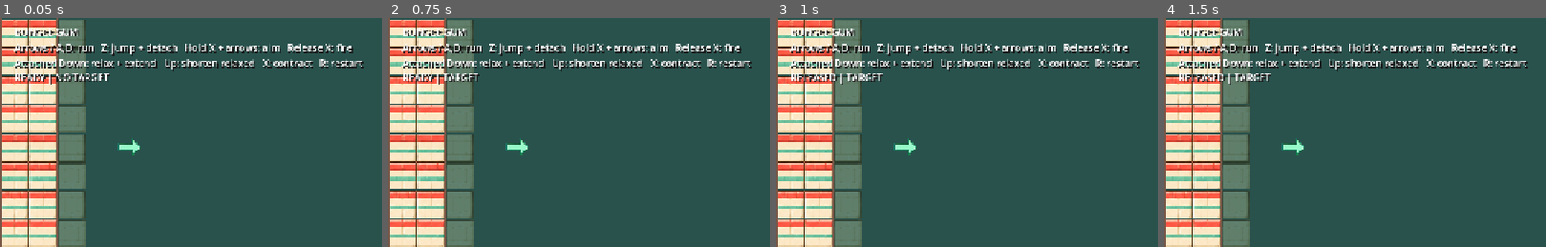
Above: before the commit, frames 1-4 (left to right).
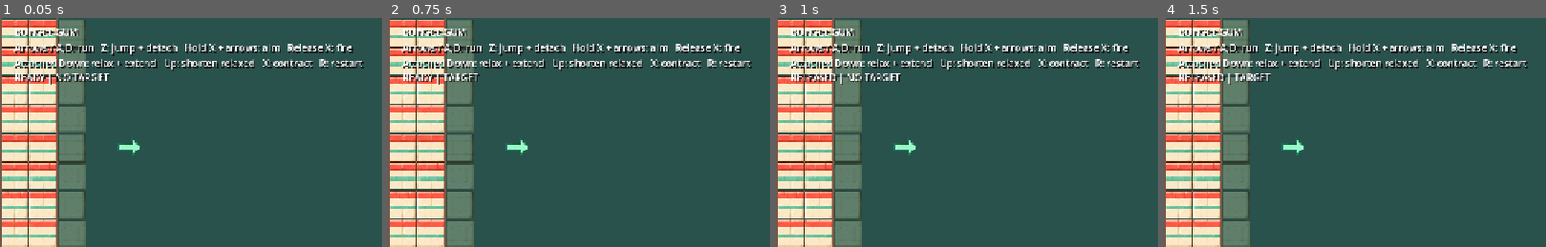
Above: after the commit, the same moments.

Repository: syun77/gd_bungee_gum
Game: Godot game, scene res://scenes/game.tscn
The game is run twice, just before and just after one commit, with the same random seed, the same clock (stepped at 60 frames per second) and the same inputs.
Inputs (mouse positions are % of the whole screen's width and height, from its top left):
- Up to frame 1 (0.05 s): no input
- Up to frame 2 (0.75 s): tap Enter at 0.5 s; move the mouse to (72, 45) at 0.52 s; hold D (move_right) from 0.53 s (still down); hold Down (aim_down) from 0.53 s (still down); click (72, 45) at 0.67 s
- Up to frame 3 (1 s): keep holding D (move_right); keep holding Down (aim_down); tap Z (jump) at 0.77 s
- Up to frame 4 (1.5 s): keep holding D (move_right); move the mouse to (30, 55) at 1.27 s; release Down (aim_down) at 1.28 s; tap Left (aim_left) at 1.35 s
The pictures show only the part of the screen within x 0-50%, y 0-50%; the shares and areas given below are measured in that part.

Frames 1-2 are identical in both runs. In frame 3, 0.4% of the frame differs, in the area x 18-33%, y 24-28%; in frame 4, nothing differs.

Commit message:
バンジーガムの射程距離を修正

Diff:
--- a/gd-bungee-gum/resources/game_settings.tres
+++ b/gd-bungee-gum/resources/game_settings.tres
@@ -5,5 +5,5 @@
 [resource]
 resource_name = "Game Settings"
 script = ExtResource("1")
-manual_length_margin = 240.0
+attachment_range = 240.0
 camera_hold_zoom = 1.2000000000000002
--- a/gd-bungee-gum/scripts/game.gd
+++ b/gd-bungee-gum/scripts/game.gd
@@ -73,7 +73,7 @@
 	camera.zoom = camera.zoom.lerp(Vector2.ONE * target_zoom, blend)
 
 func _aim_target() -> Vector2:
-	return gum.origin() + aim_direction * gum.settings.maximum_length
+	return gum.origin() + aim_direction * gum.settings.attachment_range
 
 func _read_length_input(jump_requested: bool) -> float:
 	var up := Input.is_action_pressed("aim_up")
--- a/gd-bungee-gum/scripts/game_settings.gd
+++ b/gd-bungee-gum/scripts/game_settings.gd
@@ -20,6 +20,9 @@
 @export_range(0.0, 100.0) var damping := 9.0
 @export_range(1.0, 1000.0) var contraction_speed := 180.0
 @export_range(1.0, 900.0) var minimum_length := 36.0
+## Maximum straight-line firing distance (px), independent of connected path length.
+@export_range(1.0, 3000.0) var attachment_range := 400.0
+## Maximum connected path length, including wrapping (px).
 @export_range(1.0, 3000.0) var maximum_length := 400.0
 @export_range(1.0, 10000.0) var maximum_tension := 2800.0
 ## Manual relaxed-mode length changes (px/s).
@@ -53,6 +56,12 @@
 ## Additional width at maximum tension (px).
 @export_range(0.0, 10.0) var gum_tension_width := 4.0
 
+## Soft halo radius beyond the gum edge (px); zero disables the halo.
+@export_range(0.0, 24.0) var gum_glow_radius := 8.0
+@export_range(0.0, 1.0) var gum_glow_opacity := 0.12
+## White mixed into the narrow luminous core; zero keeps the base color.
+@export_range(0.0, 1.0) var gum_core_brightness := 0.65
+
 @export_group("Camera Zoom")
 ## Camera2D scale: larger values show a closer view.
 @export_range(0.1, 4.0) var camera_normal_zoom := 1.5
--- a/gd-bungee-gum/scripts/gum_connection.gd
+++ b/gd-bungee-gum/scripts/gum_connection.gd
@@ -35,7 +35,7 @@
 	var offset := point - origin()
 	if offset.length_squared() < 0.01:
 		return {}
-	var end := origin() + offset.limit_length(settings.maximum_length)
+	var end := origin() + offset.limit_length(settings.attachment_range)
 	var query := PhysicsRayQueryParameters2D.create(origin(), end, 1 | 4, [player.get_rid()])
 	query.hit_from_inside = true
 	return get_world_2d().direct_space_state.intersect_ray(query)
@@ -44,7 +44,7 @@
 	if hit.is_empty():
 		return false
 	var body = hit.collider
-	return (body is StaticBody2D or body is RigidBody2D) and not body.is_in_group("gum_blocked")
+	return (body is StaticBody2D or body is RigidBody2D) and not body.is_in_group("gum_blocked") and origin().distance_to(hit.position) <= settings.maximum_length
 
 func attach_at(point: Vector2) -> bool:
 	# A miss keeps the existing connection; a successful shot replaces it atomically.
@@ -146,7 +146,7 @@
 func update_aim(point: Vector2) -> void:
 	var hit := cast_to(point)
 	aim_valid = attachable(hit)
-	aim_point = hit.position if not hit.is_empty() else origin() + (point - origin()).limit_length(settings.maximum_length)
+	aim_point = hit.position if not hit.is_empty() else origin() + (point - origin()).limit_length(settings.attachment_range)
 	queue_redraw()
 
 func _draw() -> void:
@@ -165,11 +165,23 @@
 	if mode == Mode.LOOSEN:
 		color = settings.gum_loosen_color
 	var points := _display_points()
+	var width := settings.gum_line_width + ratio * settings.gum_tension_width
+	# Wide translucent layers soften the silhouette without screen-wide bloom.
+	if settings.gum_glow_radius > 0.0 and settings.gum_glow_opacity > 0.0:
+		for layer in range(4, 0, -1):
+			var spread := settings.gum_glow_radius * layer / 4.0
+			var halo := Color(color, color.a * settings.gum_glow_opacity * (5.0 - layer) / 4.0)
+			_draw_gum_shape(points, halo, width, spread)
+	_draw_gum_shape(points, color, width, 0.0)
+	var core := color.lerp(Color(1.0, 1.0, 1.0, color.a), settings.gum_core_brightness)
+	_draw_gum_shape(points, core, maxf(1.0, width * 0.35), 0.0, 0.4)
+
+func _draw_gum_shape(points: PackedVector2Array, color: Color, width: float, spread: float, marker_scale: float = 1.0) -> void:
 	if points.size() > 1:
-		draw_polyline(points, color, settings.gum_line_width + ratio * settings.gum_tension_width, true)
+		draw_polyline(points, color, width + spread * 2.0, true)
 	for pivot in path.pivots:
-		draw_circle(to_local(pivot.position), 3.0, color)
-	draw_circle(to_local(endpoint()), 5.0, color)
+		draw_circle(to_local(pivot.position), 3.0 * marker_scale + spread, color, true, -1.0, true)
+	draw_circle(to_local(endpoint()), 5.0 * marker_scale + spread, color, true, -1.0, true)
 
 func _display_points() -> PackedVector2Array:
 	var result := PackedVector2Array()
--- a/gd-bungee-gum/tools/verify_camera.gd
+++ b/gd-bungee-gum/tools/verify_camera.gd
@@ -25,6 +25,7 @@
 	var settings = game.settings
 	game.gum.settings = settings
 	settings.maximum_length = 900.0
+	settings.attachment_range = 900.0
 	settings.camera_hold_delay = 0.2
 	check(game.camera.zoom.is_equal_approx(Vector2.ONE * settings.camera_normal_zoom), "Spawn uses close normal zoom")
 	settings.camera_zoom_response = 0.0
--- a/gd-bungee-gum/tools/verify_controls.gd
+++ b/gd-bungee-gum/tools/verify_controls.gd
@@ -28,6 +28,7 @@
 	# Ceiling gestures need a longer range than the saved 400px gameplay tuning.
 	game.settings = game.settings.duplicate()
 	game.settings.maximum_length = 900.0
+	game.settings.attachment_range = 900.0
 	player.settings = game.settings
 	gum.settings = game.settings
 
--- a/gd-bungee-gum/tools/verify_gum.gd
+++ b/gd-bungee-gum/tools/verify_gum.gd
@@ -50,7 +50,23 @@
 	world.add_child(gum)
 	var wall := body_at(Vector2(220, -34))
 	await ticks(2)
+	gum.settings.attachment_range = 150.0
+	check(not gum.attach_at(wall.position), "Short firing range cannot hit within longer physical limit")
+	gum.update_aim(wall.position)
+	check(is_equal_approx(gum.origin().distance_to(gum.aim_point), 150.0), "Miss guide uses firing range")
+	gum.settings.attachment_range = 250.0
+	gum.settings.maximum_length = 180.0
+	gum.update_aim(wall.position)
+	check(not gum.aim_valid and not gum.attach_at(wall.position), "Physical limit rejects unreachable attachment despite longer firing range")
+	gum.settings.maximum_length = 400.0
 	check(gum.attach_at(wall.position), "Ray must attach to static terrain")
+	gum.relax()
+	player.position.x = -100.0
+	gum.step(1.0 / 60.0)
+	check(gum.connected() and gum.path.length > gum.settings.attachment_range, "Connection stretches beyond firing range")
+	player.position.x = 0.0
+	gum.settings.attachment_range = 400.0
+	check(gum.attach_at(wall.position), "Reset lab attachment")
 	check(absf(gum.rest_length - 200.0) < 0.1, "Attach uses current distance")
 	step_lab()
 	check(gum.tension == 0.0, "Fresh attachment must not exert force")
@@ -219,6 +235,7 @@
 	# Saved-map ceiling/wrapping fixture intentionally uses a 900px range.
 	game.settings = game.settings.duplicate()
 	game.settings.maximum_length = 900.0
+	game.settings.attachment_range = 900.0
 	game.gum.settings = game.settings
 	game.player.settings = game.settings
 	await ticks(40)
Not shown, changed: AGENTS.md
Not shown, changed: WORKLOG.md
Not shown, changed: specs/bungee-gum-prototype.md
Not shown, changed: specs/game-settings.md
Not shown, changed: specs/gum-wrapping.md
Not shown, changed: specs/keyboard-controls.md
